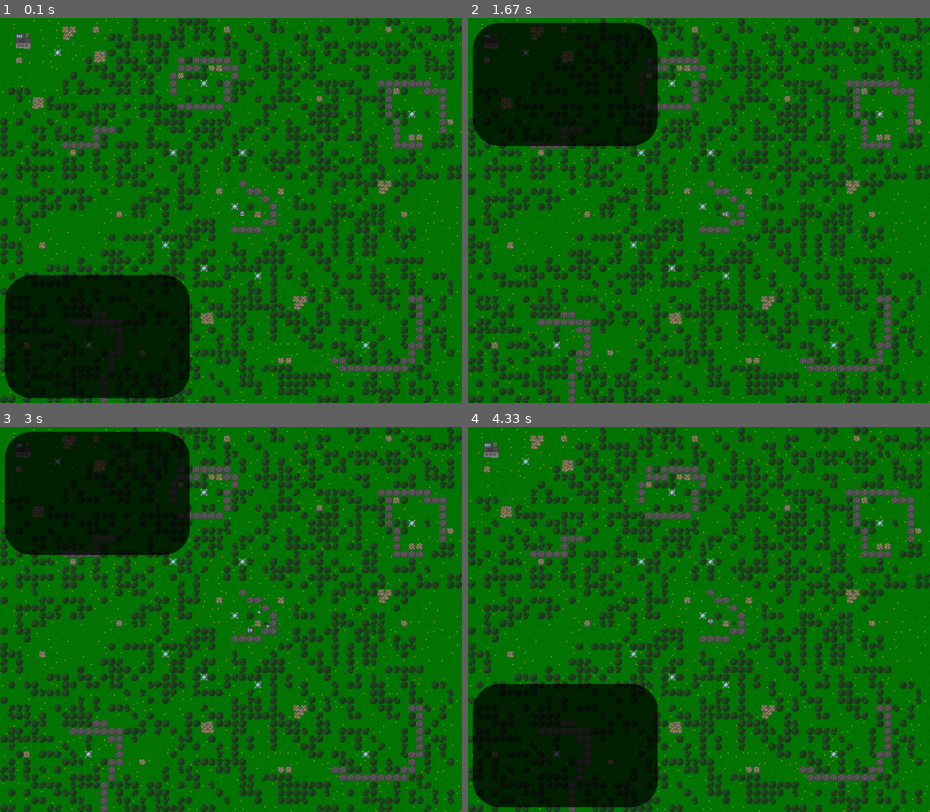
Above: before the commit, frames 1-4 (two rows, left to right).
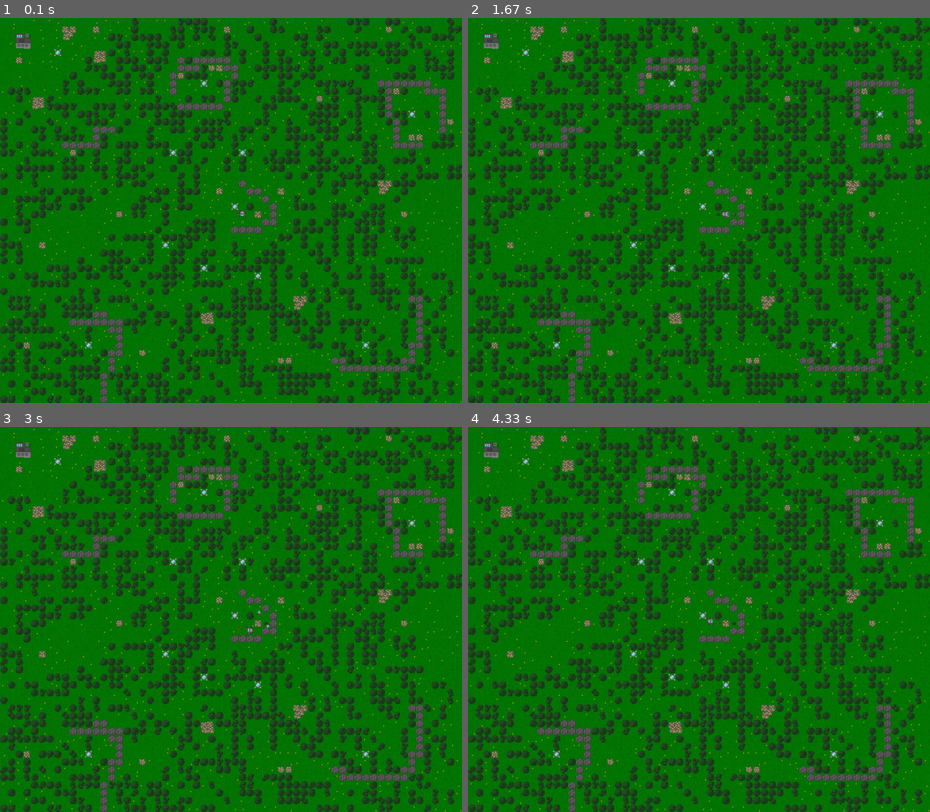
Above: after the commit, the same moments.

Repository: ZeeQyu/TileGame
Game: pygame game, started from main.py
The game is run twice, just before and just after one commit, with the same random seed, the same clock (stepped at 60 frames per second) and the same inputs. The source is Python 2; it was converted automatically to run under Python 3.
Inputs:
- Up to frame 1 (0.1 s): no input
- Up to frame 2 (1.67 s): tap A at 0.33 s; hold Right 0.67-1.13 s; hold D 0.67-1.13 s; tap F at 0.73, 1.03, 1.23, 1.57 s; hold Up 1.17-1.47 s; hold W 1.17-1.47 s; hold Right from 1.5 s (still down); hold D from 1.5 s (still down)
- Up to frame 3 (3 s): tap F at 1.87, 2.07, 2.37, 2.63, 2.97 s; release Right at 1.97 s; release D at 1.97 s; hold Left 2-2.53 s; hold A 2-2.53 s; hold Down 2.57-2.87 s; hold S 2.57-2.87 s; hold Left from 2.9 s (still down); hold A from 2.9 s (still down)
- Up to frame 4 (4.33 s): tap F at 3.27, 3.4, 3.8, 4.1 s; release Left at 3.3 s; release A at 3.3 s; hold Up 3.33-3.7 s; hold W 3.33-3.7 s; hold Right from 3.73 s (still down); hold D from 3.73 s (still down)

The runs differ from the first frame. In frame 1, 12% of the frame differs, in the area x 1-42%, y 66-99%; in frame 2, 12%; in frame 3, 12%; in frame 4, 12%.

Commit message:
Made ready for master

Diff:
--- a/main.py
+++ b/main.py
@@ -24,6 +24,8 @@
 # make sure the own modules in /src can be imported and import them.
 sys.path.append(os.getcwd() + "\\src")
 import tiles, graphics, maps, units, players, interface
+# globals and constants are renamed because they are used very very often.
+# This name change is constant through all modules that use them
 import globals as g
 import constants as c
 import pygame.locals as pgl
@@ -166,7 +168,7 @@
             for i in range(len(g.special_entity_list.values())-1, -1, -1):
                 entity = g.special_entity_list.values()[i]
                 entity.paint()
-            menu.paint()
+            #menu.paint()
             # Update the display
             pygame.display.flip()
 
